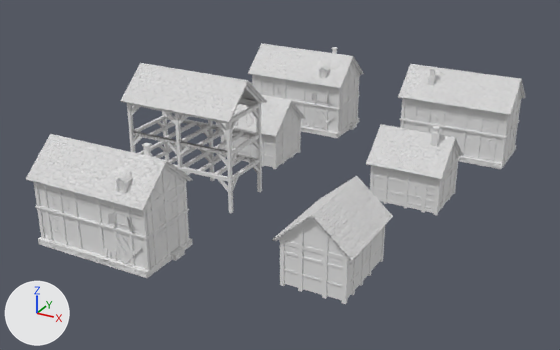
The Blender file village/village-cut1.blend as it was, and as the next commit left it.
Camera for both pictures: a camera (50 mm lens) standing at (20.2, -28.5, 22.2) and looking at (-2.4, 12.5, 1.7). The axes (+X, +Y, +Z) are drawn at lower left. The lights are the same throughout.

Objects in the first picture: 'house1', 'house1.001', 'house1.002', 'house2', 'house3', 'house4', 'house4.001'.
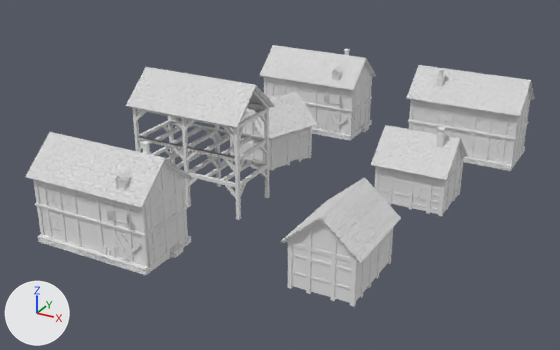
Commit message: カメラ調整

Location of each change, (x1, y1, x2, y2) in pixels of the pictures (560 x 350 px):
'house1', moved
    before: (26, 134, 193, 278)
    after: (25, 132, 191, 275)
'house2', moved
    before: (121, 63, 266, 213)
    after: (126, 67, 275, 220)
'house3', moved
    before: (272, 176, 393, 304)
    after: (280, 177, 401, 307)
'house1.002', moved
    before: (398, 64, 525, 169)
    after: (406, 65, 534, 171)
'house1.001', moved
    before: (248, 43, 364, 138)
    after: (259, 45, 376, 141)
'house4.001', moved
    before: (366, 124, 463, 215)
    after: (371, 125, 468, 216)
'house4', moved, turned
    before: (216, 82, 306, 169)
    after: (230, 91, 317, 172)

The change, as a list of edits to the scene's bpy script:
```text
Change ob_house4:
    ob_house4.location: (-8.45, 0.12, 0.0) -> (10.48, 10.77, 0.0)
    ob_house4.rotation_euler: (0.0, 0.0, 1.571) -> (0.0, 0.0, 2.769)  # degrees (0, 0, 90) -> degrees (0, 0, 159)
Change ob_house4_001:
    ob_house4_001.location: (6.28, 35.76, 0.0) -> (6.61, 35.76, 0.0)
Change ob_house1:
    ob_house1.location: (-7.26, 7.07, 0.0) -> (-7.51, 7.29, 0.0)
Change ob_house2:
    ob_house2.location: (-7.46, 7.93, 0.0) -> (-6.55, 7.37, 0.0)
Change ob_house1_001:
    ob_house1_001.location: (-7.18, 31.5, 0.0) -> (-6.08, 31.5, 0.0)
Change ob_house1_002:
    ob_house1_002.location: (4.74, 21.89, 0.0) -> (5.4, 21.89, 0.0)
Change ob_house3:
    ob_house3.location: (-6.04, 6.43, 0.0) -> (-5.56, 6.43, 0.0)
```
